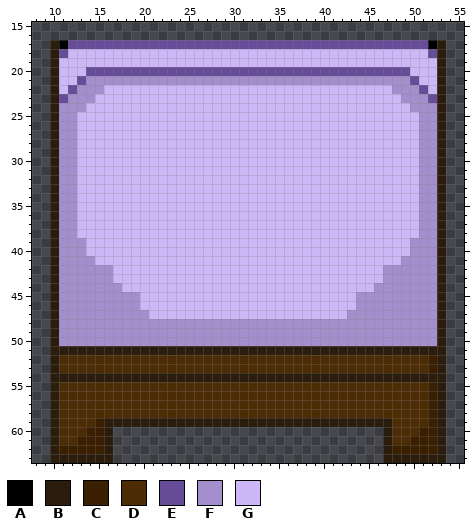
File history of a pixel-art sprite, sprites/sp_bed/dc84bf1e-9995-4bc7-aacb-dfc16cd560aa.png. Above is the file before it was changed.
The file is 64x64 pixels. Colours within 5 levels of each other are drawn and written as one. Shown: x 8..55, y 15..63.
Palette (. is transparent): A #000000  B #2b1d0d  C #3a2000  D #4c2c04  E #674c99  F #a48ecc  G #cdb7f6
Pixels before, first column x 10:
17 BAEEEEEEEEEEEEEEEEEEEEEEEEEEEEEEEEEEEEEEEEAB
18 BEGGGGGGGGGGGGGGGGGGGGGGGGGGGGGGGGGGGGGGGGEB
19 BGGGGGGGGGGGGGGGGGGGGGGGGGGGGGGGGGGGGGGGGGGB
20 BGGGEEEEEEEEEEEEEEEEEEEEEEEEEEEEEEEEEEEEGGGB
21 BGGEFFFFFFFFFFFFFFFFFFFFFFFFFFFFFFFFFFFFEGGB
22 BGEFFFGGGGGGGGGGGGGGGGGGGGGGGGGGGGGGGGFFFEGB
23 BEFFFGGGGGGGGGGGGGGGGGGGGGGGGGGGGGGGGGGFFFEB
24 BFFFGGGGGGGGGGGGGGGGGGGGGGGGGGGGGGGGGGGGFFFB
25 BFFGGGGGGGGGGGGGGGGGGGGGGGGGGGGGGGGGGGGGGFFB
26 BFFGGGGGGGGGGGGGGGGGGGGGGGGGGGGGGGGGGGGGGFFB
27 BFFGGGGGGGGGGGGGGGGGGGGGGGGGGGGGGGGGGGGGGFFB
28 BFFGGGGGGGGGGGGGGGGGGGGGGGGGGGGGGGGGGGGGGFFB
29 BFFGGGGGGGGGGGGGGGGGGGGGGGGGGGGGGGGGGGGGGFFB
30 BFFGGGGGGGGGGGGGGGGGGGGGGGGGGGGGGGGGGGGGGFFB
31 BFFGGGGGGGGGGGGGGGGGGGGGGGGGGGGGGGGGGGGGGFFB
32 BFFGGGGGGGGGGGGGGGGGGGGGGGGGGGGGGGGGGGGGGFFB
33 BFFGGGGGGGGGGGGGGGGGGGGGGGGGGGGGGGGGGGGGGFFB
34 BFFGGGGGGGGGGGGGGGGGGGGGGGGGGGGGGGGGGGGGGFFB
35 BFFGGGGGGGGGGGGGGGGGGGGGGGGGGGGGGGGGGGGGGFFB
36 BFFGGGGGGGGGGGGGGGGGGGGGGGGGGGGGGGGGGGGGGFFB
37 BFFGGGGGGGGGGGGGGGGGGGGGGGGGGGGGGGGGGGGGGFFB
38 BFFGGGGGGGGGGGGGGGGGGGGGGGGGGGGGGGGGGGGGGFFB
39 BFFFGGGGGGGGGGGGGGGGGGGGGGGGGGGGGGGGGGGGFFFB
40 BFFFGGGGGGGGGGGGGGGGGGGGGGGGGGGGGGGGGGGGFFFB
41 BFFFFGGGGGGGGGGGGGGGGGGGGGGGGGGGGGGGGGGFFFFB
42 BFFFFFFGGGGGGGGGGGGGGGGGGGGGGGGGGGGGGFFFFFFB
43 BFFFFFFGGGGGGGGGGGGGGGGGGGGGGGGGGGGGGFFFFFFB
44 BFFFFFFFGGGGGGGGGGGGGGGGGGGGGGGGGGGGFFFFFFFB
45 BFFFFFFFFFGGGGGGGGGGGGGGGGGGGGGGGGFFFFFFFFFB
46 BFFFFFFFFFGGGGGGGGGGGGGGGGGGGGGGGGFFFFFFFFFB
47 BFFFFFFFFFFGGGGGGGGGGGGGGGGGGGGGGFFFFFFFFFFB
48 BFFFFFFFFFFFFFFFFFFFFFFFFFFFFFFFFFFFFFFFFFFB
49 BFFFFFFFFFFFFFFFFFFFFFFFFFFFFFFFFFFFFFFFFFFB
50 BFFFFFFFFFFFFFFFFFFFFFFFFFFFFFFFFFFFFFFFFFFB
51 BBBBBBBBBBBBBBBBBBBBBBBBBBBBBBBBBBBBBBBBBBBB
52 BDDDDDDDDDDDDDDDDDDDDDDDDDDDDDDDDDDDDDDDDDCB
53 BDDDDDDDDDDDDDDDDDDDDDDDDDDDDDDDDDDDDDDDDDCB
54 BBBBBBBBBBBBBBBBBBBBBBBBBBBBBBBBBBBBBBBBBBBB
55 BDDDDDDDDDDDDDDDDDDDDDDDDDDDDDDDDDDDDDDDDDCB
56 BDDDDDDDDDDDDDDDDDDDDDDDDDDDDDDDDDDDDDDDDDCB
57 BDDDDDDDDDDDDDDDDDDDDDDDDDDDDDDDDDDDDDDDDDCB
58 BDDDDDDDDDDDDDDDDDDDDDDDDDDDDDDDDDDDDDDDDDCB
59 BDDDDCBBBBBBBBBBBBBBBBBBBBBBBBBBBBBBBBDDDDCB
60 BDDDCCB..............................BDDDCCB
61 BDDCCCB..............................BDDCCCB
62 BCCCCCB..............................BCCCCCB
63 BBBBBBB..............................BBBBBBB
The same view after the edit:
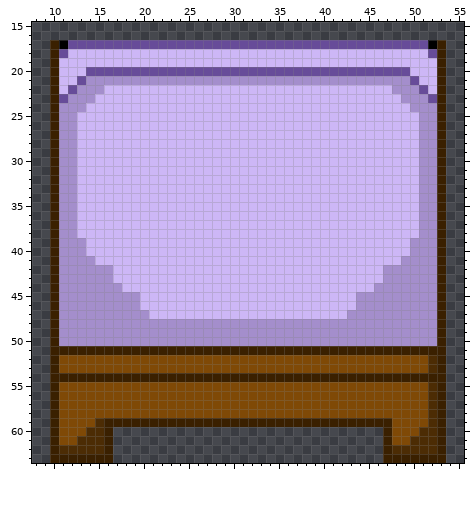
The exact change:
colour B: #2b1d0d -> #3a2000
colour C: #3a2000 -> #4c2c04
colour D: #4c2c04 -> #7f4906
Boxes around the changes in both pictures, in picture pixels (x1, y1, x2, y2):
changed: (50, 40, 446, 463)
